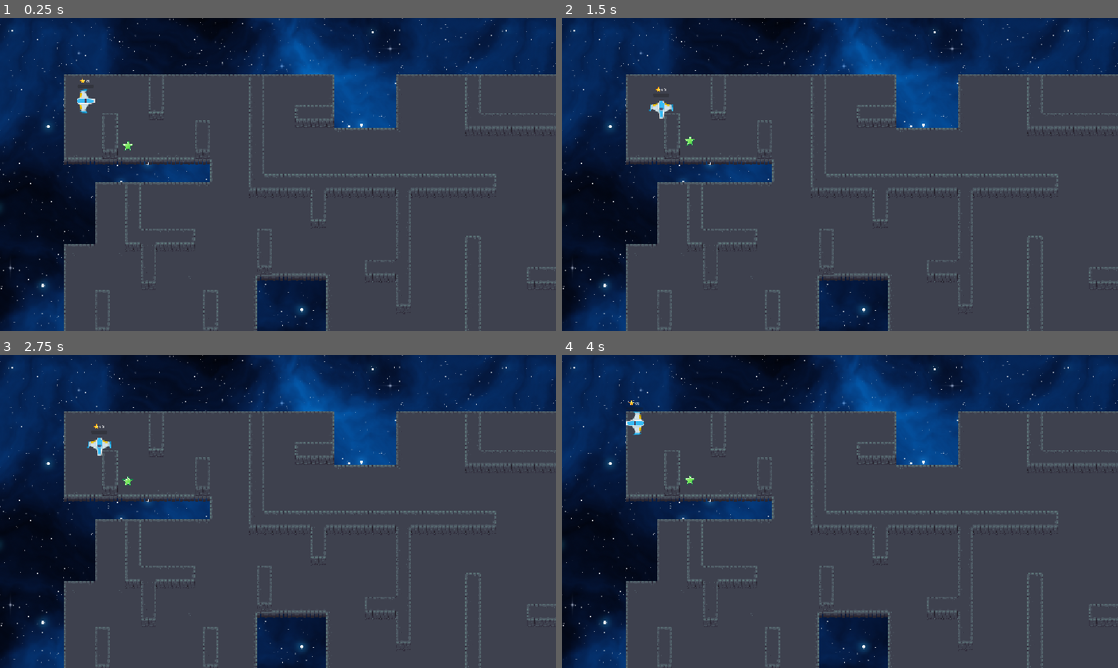
Above: before the commit, frames 1-4 (two rows, left to right).
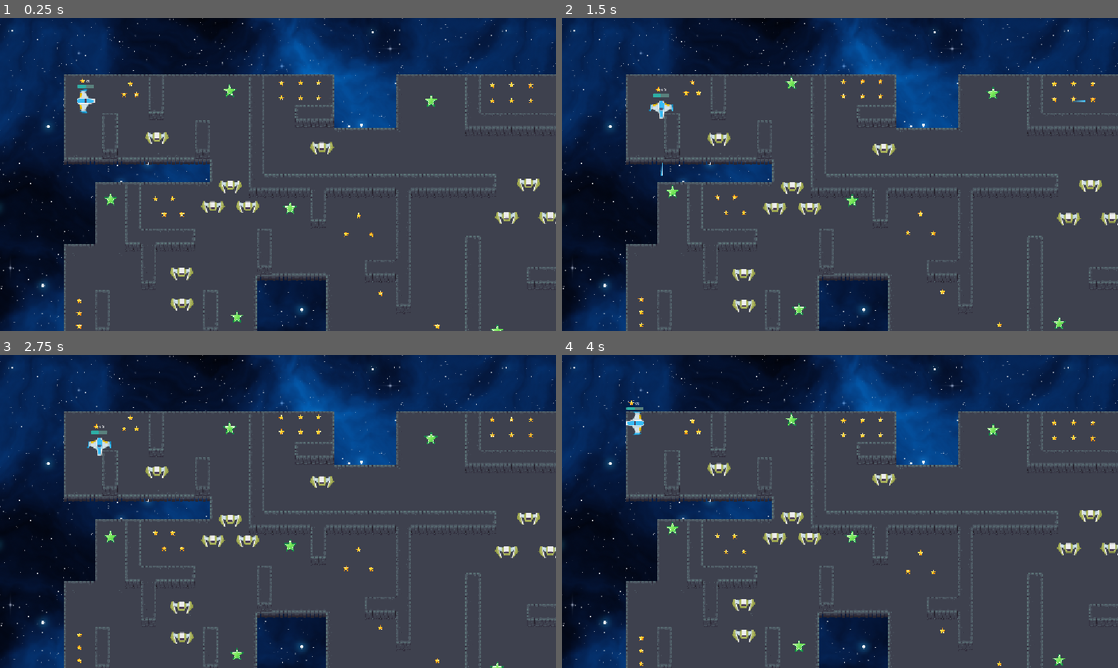
Above: after the commit, the same moments.

Repository: Linzzzx1119/Star-
Game: Godot game, scene res://main.tscn
Same seed, same stepped clock (60 frames per second), same inputs: the game is played once before the commit and once after it. This scene is started directly instead of the project's main scene.
Inputs:
- Up to frame 1 (0.25 s): no input
- Up to frame 2 (1.5 s): hold Right (move_right) 0.53-1.28 s; tap Space (shoot) at 0.6, 1.35 s; hold S (move_down) from 1.28 s (still down)
- Up to frame 3 (2.75 s): release S (move_down) at 2.03 s; hold Right (move_right) from 2.03 s (still down); tap Space (shoot) at 2.1 s
- Up to frame 4 (4 s): release Right (move_right) at 2.78 s; hold W (move_up) 2.78-3.53 s; tap Space (shoot) at 2.85, 3.6 s; hold Left (move_left) from 3.53 s (still down)

The runs differ from the first frame. In frame 1, 1.5% of the frame differs, in the area x 13-100%, y 19-100%; in frame 2, 1.5%, in the area x 13-100%, y 18-100%; in frame 3, 1.5%; in frame 4, 1.5%.

Commit message:
Sprint1/2

Diff:
--- a/bullet.gd
+++ b/bullet.gd
@@ -11,3 +11,8 @@
 # Called every frame. 'delta' is the elapsed time since the previous frame.
 func _process(delta: float) -> void:
 	position += velocity * delta
+
+
+func _on_area_entered(area: Area2D) -> void:
+	if area.is_in_group("enemy"):
+		queue_free()
--- a/bullet.tscn
+++ b/bullet.tscn
@@ -7,7 +7,8 @@
 radius = 5.0
 height = 56.0
 
-[node name="Bullet" type="Area2D" unique_id=1357678764]
+[node name="Bullet" type="Area2D" unique_id=1357678764 groups=["bullet"]]
+collision_mask = 16
 script = ExtResource("1_v8qja")
 
 [node name="Sprite2D" type="Sprite2D" parent="." unique_id=727217792]
@@ -19,3 +20,5 @@
 rotation = 1.5707964
 scale = Vector2(0.5, 0.5)
 shape = SubResource("CapsuleShape2D_v8is4")
+
+[connection signal="area_entered" from="." to="." method="_on_area_entered"]
--- a/enemy.gd
+++ b/enemy.gd
@@ -3,7 +3,11 @@
 
 # Called when the node enters the scene tree for the first time.
 func _ready() -> void:
-	pass # Replace with function body.
+	var tween := create_tween()
+	tween.set_trans(Tween.TRANS_QUAD)
+	tween.tween_property(get_node("Sprite2D"), "position", Vector2(0, -15), 0.8)
+	tween.tween_property(get_node("Sprite2D"), "position", Vector2(0, 0), 0.8)
+	tween.set_loops()
 
 
 # Called every frame. 'delta' is the elapsed time since the previous frame.
@@ -13,4 +17,10 @@
 
 func _on_body_entered(body: Node2D) -> void:
 	if body.is_in_group("player"):
-		print("Player detected!")
+		body.set_health(body.health - 10)
+
+
+
+func _on_area_entered(area: Area2D) -> void:
+	if area.is_in_group("bullet"):
+		queue_free()
--- a/enemy.tscn
+++ b/enemy.tscn
@@ -4,6 +4,7 @@
 [ext_resource type="Texture2D" uid="uid://qeayc2pc2s1n" path="res://enemyShip.png" id="1_7k104"]
 
 [node name="Enemy" type="Area2D" unique_id=1279010649]
+collision_layer = 16
 script = ExtResource("1_4gyqm")
 
 [node name="Sprite2D" type="Sprite2D" parent="." unique_id=763390103]
@@ -13,4 +14,5 @@
 [node name="CollisionPolygon2D" type="CollisionPolygon2D" parent="." unique_id=1898425811]
 polygon = PackedVector2Array(-21, -12, -25, -2, -13, 13, -10, 13, -9, 13, -9, 11, -14, -2, -10, 0, -6, 8, 6, 8, 10, 0, 14, -2, 9, 13, 14, 13, 25, 0, 25, -2, 21, -13, 15, -13, 15, -11, 9, -9, 5, -13, -5, -13, -9, -10, -15, -11, -15, -13, -21, -13)
 
+[connection signal="area_entered" from="." to="." method="_on_area_entered"]
 [connection signal="body_entered" from="." to="." method="_on_body_entered"]
--- a/health_srar.gd
+++ b/health_srar.gd
@@ -3,8 +3,8 @@
 func _ready() -> void:
 	var tween := create_tween()
 	tween.set_trans(Tween.TRANS_QUAD)
-	tween.tween_property(get_node("Sprite2D"), "position", Vector2(0, -15), 1.15)
-	tween.tween_property(get_node("Sprite2D"), "position", Vector2(0, 0), 1.13)
+	tween.tween_property(get_node("Sprite2D"), "position", Vector2(0, -15), 1.3)
+	tween.tween_property(get_node("Sprite2D"), "position", Vector2(0, 0), 1.3)
 	tween.set_loops()
 
 # Called every frame. 'delta' is the elapsed time since the previous frame.
@@ -14,4 +14,5 @@
 
 func _on_body_entered(body: Node2D) -> void:
 	if body.is_in_group("player"):
+		body.set_health(body.health + 20)
 		queue_free()
--- a/health_srar.tscn
+++ b/health_srar.tscn
@@ -6,8 +6,9 @@
 [sub_resource type="CircleShape2D" id="CircleShape2D_qkns4"]
 radius = 12.0
 
-[node name="HealthStar" type="Area2D" unique_id=1839301033]
-collision_layer = 4
+[node name="HealthStar" type="Area2D" unique_id=1839301033 groups=["health star"]]
+scale = Vector2(1.2, 1.2)
+collision_layer = 8
 script = ExtResource("1_rq4f0")
 
 [node name="Sprite2D" type="Sprite2D" parent="." unique_id=871769148]
--- a/main.tscn
+++ b/main.tscn
@@ -3,7 +3,9 @@
 [ext_resource type="Texture2D" uid="uid://b2eyxtt76fi81" path="res://Blue Nebula 8 - 1024x1024.png" id="1_0xm2m"]
 [ext_resource type="PackedScene" uid="uid://o61vq83enu3a" path="res://maze.tscn" id="2_1bvp3"]
 [ext_resource type="PackedScene" uid="uid://cvwj820xo36h1" path="res://player.tscn" id="2_h2yge"]
+[ext_resource type="PackedScene" uid="uid://bd6dpuotpgqfc" path="res://score_star.tscn" id="4_1bvp3"]
 [ext_resource type="PackedScene" uid="uid://ckcpats3oikb7" path="res://health_srar.tscn" id="5_7mycd"]
+[ext_resource type="PackedScene" uid="uid://7ej0t54o61b4" path="res://enemy.tscn" id="5_lquwl"]
 
 [node name="Main" type="Node2D" unique_id=285239404]
 
@@ -30,4 +32,379 @@
 limit_bottom = 1700
 
 [node name="HealthStar" parent="." unique_id=1839301033 instance=ExtResource("5_7mycd")]
-position = Vector2(165, 166)
+position = Vector2(376, 52.000004)
+
+[node name="ScoreStar" parent="." unique_id=205577236 instance=ExtResource("4_1bvp3")]
+position = Vector2(170, 37)
+
+[node name="Enemy" parent="." unique_id=1279010649 instance=ExtResource("5_lquwl")]
+position = Vector2(225, 152)
+
+[node name="Enemy2" parent="." unique_id=304035854 instance=ExtResource("5_lquwl")]
+position = Vector2(377, 252)
+
+[node name="Enemy3" parent="." unique_id=811785831 instance=ExtResource("5_lquwl")]
+position = Vector2(341, 295)
+
+[node name="Enemy4" parent="." unique_id=1964045682 instance=ExtResource("5_lquwl")]
+position = Vector2(413, 295)
+
+[node name="Enemy5" parent="." unique_id=642488742 instance=ExtResource("5_lquwl")]
+position = Vector2(276, 432)
+
+[node name="Enemy6" parent="." unique_id=529988129 instance=ExtResource("5_lquwl")]
+position = Vector2(277, 496)
+
+[node name="HealthStar2" parent="." unique_id=1230948958 instance=ExtResource("5_7mycd")]
+position = Vector2(129, 277)
+
+[node name="HealthStar3" parent="." unique_id=1201506794 instance=ExtResource("5_7mycd")]
+position = Vector2(391, 520)
+
+[node name="HealthStar4" parent="." unique_id=862914855 instance=ExtResource("5_7mycd")]
+position = Vector2(501, 295)
+
+[node name="Enemy7" parent="." unique_id=1907442218 instance=ExtResource("5_lquwl")]
+position = Vector2(995, 248)
+
+[node name="Enemy8" parent="." unique_id=1978023517 instance=ExtResource("5_lquwl")]
+position = Vector2(950, 317)
+
+[node name="Enemy9" parent="." unique_id=690028894 instance=ExtResource("5_lquwl")]
+position = Vector2(1040, 317)
+
+[node name="Enemy10" parent="." unique_id=394642724 instance=ExtResource("5_lquwl")]
+position = Vector2(567, 173)
+
+[node name="HealthStar5" parent="." unique_id=2061465979 instance=ExtResource("5_7mycd")]
+position = Vector2(793.00006, 73)
+
+[node name="HealthStar6" parent="." unique_id=1403824271 instance=ExtResource("5_7mycd")]
+position = Vector2(930, 549)
+
+[node name="Enemy11" parent="." unique_id=608982470 instance=ExtResource("5_lquwl")]
+position = Vector2(1473, 457)
+
+[node name="Enemy12" parent="." unique_id=2098194713 instance=ExtResource("5_lquwl")]
+position = Vector2(1361, 305)
+
+[node name="HealthStar7" parent="." unique_id=2097178993 instance=ExtResource("5_7mycd")]
+position = Vector2(1750, 267)
+
+[node name="Enemy13" parent="." unique_id=1376255484 instance=ExtResource("5_lquwl")]
+position = Vector2(1539, 359)
+
+[node name="HealthStar8" parent="." unique_id=1456107741 instance=ExtResource("5_7mycd")]
+position = Vector2(1712, 267)
+
+[node name="Enemy14" parent="." unique_id=1079538270 instance=ExtResource("5_lquwl")]
+position = Vector2(1263, 596)
+
+[node name="Enemy15" parent="." unique_id=1555183718 instance=ExtResource("5_lquwl")]
+position = Vector2(1160, 1208)
+
+[node name="Enemy16" parent="." unique_id=763344471 instance=ExtResource("5_lquwl")]
+position = Vector2(1347, 1368)
+
+[node name="Enemy17" parent="." unique_id=1298210345 instance=ExtResource("5_lquwl")]
+position = Vector2(1714, 782)
+
+[node name="Enemy18" parent="." unique_id=341829870 instance=ExtResource("5_lquwl")]
+position = Vector2(1307, 996)
+
+[node name="Enemy19" parent="." unique_id=388223346 instance=ExtResource("5_lquwl")]
+position = Vector2(1718, 1153)
+
+[node name="HealthStar9" parent="." unique_id=454435519 instance=ExtResource("5_7mycd")]
+position = Vector2(1273, 1206)
+
+[node name="HealthStar10" parent="." unique_id=315984200 instance=ExtResource("5_7mycd")]
+position = Vector2(1738, 947)
+
+[node name="HealthStar11" parent="." unique_id=475619519 instance=ExtResource("5_7mycd")]
+position = Vector2(1233, 1418)
+
+[node name="Enemy20" parent="." unique_id=188734511 instance=ExtResource("5_lquwl")]
+position = Vector2(684, 722)
+
+[node name="Enemy21" parent="." unique_id=874187391 instance=ExtResource("5_lquwl")]
+position = Vector2(617, 722)
+
+[node name="HealthStar12" parent="." unique_id=1245872987 instance=ExtResource("5_7mycd")]
+position = Vector2(740, 901)
+
+[node name="Enemy22" parent="." unique_id=895298584 instance=ExtResource("5_lquwl")]
+position = Vector2(361, 896)
+
+[node name="Enemy23" parent="." unique_id=1757383015 instance=ExtResource("5_lquwl")]
+position = Vector2(652, 1051)
+
+[node name="Enemy24" parent="." unique_id=146774101 instance=ExtResource("5_lquwl")]
+position = Vector2(886, 1135)
+
+[node name="Enemy25" parent="." unique_id=961175050 instance=ExtResource("5_lquwl")]
+position = Vector2(611, 1268)
+
+[node name="Enemy26" parent="." unique_id=1237606790 instance=ExtResource("5_lquwl")]
+position = Vector2(548, 1268)
+
+[node name="Enemy27" parent="." unique_id=1573162579 instance=ExtResource("5_lquwl")]
+position = Vector2(485, 1268)
+
+[node name="HealthStar13" parent="." unique_id=149524846 instance=ExtResource("5_7mycd")]
+position = Vector2(549, 1344)
+
+[node name="HealthStar14" parent="." unique_id=1490480377 instance=ExtResource("5_7mycd")]
+position = Vector2(886, 1214)
+
+[node name="HealthStar15" parent="." unique_id=1196550422 instance=ExtResource("5_7mycd")]
+position = Vector2(456, 947)
+
+[node name="ScoreStar2" parent="." unique_id=1407105984 instance=ExtResource("4_1bvp3")]
+position = Vector2(157, 59)
+
+[node name="ScoreStar3" parent="." unique_id=1008074693 instance=ExtResource("4_1bvp3")]
+position = Vector2(183, 59)
+
+[node name="ScoreStar4" parent="." unique_id=1921981185 instance=ExtResource("4_1bvp3")]
+position = Vector2(222, 275)
+
+[node name="ScoreStar5" parent="." unique_id=512044953 instance=ExtResource("4_1bvp3")]
+position = Vector2(258, 275)
+
+[node name="ScoreStar6" parent="." unique_id=669453295 instance=ExtResource("4_1bvp3")]
+position = Vector2(240, 307)
+
+[node name="ScoreStar7" parent="." unique_id=457611140 instance=ExtResource("4_1bvp3")]
+position = Vector2(277, 307)
+
+[node name="ScoreStar8" parent="." unique_id=885367562 instance=ExtResource("4_1bvp3")]
+position = Vector2(64, 539)
+
+[node name="ScoreStar9" parent="." unique_id=941647592 instance=ExtResource("4_1bvp3")]
+position = Vector2(64, 512)
+
+[node name="ScoreStar10" parent="." unique_id=232877283 instance=ExtResource("4_1bvp3")]
+position = Vector2(64, 486)
+
+[node name="ScoreStar11" parent="." unique_id=184106110 instance=ExtResource("4_1bvp3")]
+position = Vector2(643, 310)
+
+[node name="ScoreStar12" parent="." unique_id=973296829 instance=ExtResource("4_1bvp3")]
+position = Vector2(617, 348)
+
+[node name="ScoreStar13" parent="." unique_id=1123702697 instance=ExtResource("4_1bvp3")]
+position = Vector2(669, 349)
+
+[node name="ScoreStar14" parent="." unique_id=1077970797 instance=ExtResource("4_1bvp3")]
+position = Vector2(688, 471)
+
+[node name="ScoreStar15" parent="." unique_id=183802787 instance=ExtResource("4_1bvp3")]
+position = Vector2(806, 539)
+
+[node name="ScoreStar16" parent="." unique_id=1651717066 instance=ExtResource("4_1bvp3")]
+position = Vector2(523, 35)
+
+[node name="ScoreStar17" parent="." unique_id=429022726 instance=ExtResource("4_1bvp3")]
+position = Vector2(523, 66)
+
+[node name="ScoreStar18" parent="." unique_id=1891523271 instance=ExtResource("4_1bvp3")]
+position = Vector2(560, 35)
+
+[node name="ScoreStar19" parent="." unique_id=994778055 instance=ExtResource("4_1bvp3")]
+position = Vector2(560, 66)
+
+[node name="ScoreStar20" parent="." unique_id=137731083 instance=ExtResource("4_1bvp3")]
+position = Vector2(483, 36)
+
+[node name="ScoreStar21" parent="." unique_id=1654399200 instance=ExtResource("4_1bvp3")]
+position = Vector2(483, 66)
+
+[node name="ScoreStar22" parent="." unique_id=563082148 instance=ExtResource("4_1bvp3")]
+position = Vector2(920, 40)
+
+[node name="ScoreStar23" parent="." unique_id=734797123 instance=ExtResource("4_1bvp3")]
+position = Vector2(920, 72)
+
+[node name="ScoreStar24" parent="." unique_id=1436591906 instance=ExtResource("4_1bvp3")]
+position = Vector2(960, 40)
+
+[node name="ScoreStar25" parent="." unique_id=1776350694 instance=ExtResource("4_1bvp3")]
+position = Vector2(960, 72)
+
+[node name="ScoreStar26" parent="." unique_id=339212045 instance=ExtResource("4_1bvp3")]
+position = Vector2(1000, 40)
+
+[node name="ScoreStar27" parent="." unique_id=500055236 instance=ExtResource("4_1bvp3")]
+position = Vector2(1000, 72)
+
+[node name="Enemy28" parent="." unique_id=423449213 instance=ExtResource("5_lquwl")]
+position = Vector2(1160, 120)
+
+[node name="Enemy29" parent="." unique_id=930157075 instance=ExtResource("5_lquwl")]
+position = Vector2(1096, 56)
+
+[node name="HealthStar16" parent="." unique_id=1198250040 instance=ExtResource("5_7mycd")]
+position = Vector2(1208, 392)
+
+[node name="ScoreStar28" parent="." unique_id=1067292340 instance=ExtResource("4_1bvp3")]
+position = Vector2(1656, 432)
+
+[node name="ScoreStar29" parent="." unique_id=674573061 instance=ExtResource("4_1bvp3")]
+position = Vector2(1688, 432)
+
+[node name="ScoreStar30" parent="." unique_id=1364531597 instance=ExtResource("4_1bvp3")]
+position = Vector2(1720, 432)
+
+[node name="ScoreStar31" parent="." unique_id=651130555 instance=ExtResource("4_1bvp3")]
+position = Vector2(1656, 464)
+
+[node name="ScoreStar32" parent="." unique_id=949882461 instance=ExtResource("4_1bvp3")]
+position = Vector2(1688, 464)
+
+[node name="ScoreStar33" parent="." unique_id=1442468004 instance=ExtResource("4_1bvp3")]
+position = Vector2(1720, 464)
+
+[node name="ScoreStar34" parent="." unique_id=732504184 instance=ExtResource("4_1bvp3")]
+position = Vector2(760, 664)
+
+[node name="ScoreStar35" parent="." unique_id=760310050 instance=ExtResource("4_1bvp3")]
+position = Vector2(832, 664)
+
+[node name="ScoreStar36" parent="." unique_id=1753020170 instance=ExtResource("4_1bvp3")]
+position = Vector2(896, 664)
+
+[node name="ScoreStar37" parent="." unique_id=1587750509 instance=ExtResource("4_1bvp3")]
+position = Vector2(960, 664)
+
+[node name="ScoreStar38" parent="." unique_id=973331046 instance=ExtResource("4_1bvp3")]
+position = Vector2(1024, 664)
+
+[node name="ScoreStar39" parent="." unique_id=55151258 instance=ExtResource("4_1bvp3")]
+position = Vector2(976, 776)
+
+[node name="ScoreStar40" parent="." unique_id=1737840801 instance=ExtResource("4_1bvp3")]
+position = Vector2(976, 816)
+
+[node name="ScoreStar41" parent="." unique_id=1114984686 instance=ExtResource("4_1bvp3")]
+position = Vector2(1024, 816)
+
+[node name="ScoreStar42" parent="." unique_id=1366417818 instance=ExtResource("4_1bvp3")]
+position = Vector2(1024, 776)
+
+[node name="ScoreStar43" parent="." unique_id=321078611 instance=ExtResource("4_1bvp3")]
+position = Vector2(1072, 776)
+
+[node name="ScoreStar44" parent="." unique_id=288011069 instance=ExtResource("4_1bvp3")]
+position = Vector2(1072, 816)
+
+[node name="ScoreStar45" parent="." unique_id=1526022728 instance=ExtResource("4_1bvp3")]
+position = Vector2(1120, 776)
+
+[node name="ScoreStar46" parent="." unique_id=231455744 instance=ExtResource("4_1bvp3")]
+position = Vector2(1120, 816)
+
+[node name="ScoreStar47" parent="." unique_id=815626026 instance=ExtResource("4_1bvp3")]
+position = Vector2(1168, 776)
+
+[node name="ScoreStar48" parent="." unique_id=1084594895 instance=ExtResource("4_1bvp3")]
+position = Vector2(1168, 816)
+
+[node name="ScoreStar49" parent="." unique_id=1298870383 instance=ExtResource("4_1bvp3")]
+position = Vector2(1408, 928)
+
+[node name="ScoreStar50" parent="." unique_id=242522744 instance=ExtResource("4_1bvp3")]
+position = Vector2(1472, 928)
+
+[node name="ScoreStar51" parent="." unique_id=653886109 instance=ExtResource("4_1bvp3")]
+position = Vector2(1536, 928)
+
+[node name="ScoreStar52" parent="." unique_id=522791229 instance=ExtResource("4_1bvp3")]
+position = Vector2(1472, 1072)
+
+[node name="ScoreStar53" parent="." unique_id=201298773 instance=ExtResource("4_1bvp3")]
+position = Vector2(1536, 1072)
+
+[node name="ScoreStar54" parent="." unique_id=1668729020 instance=ExtResource("4_1bvp3")]
+position = Vector2(1600, 1072)
+
+[node name="ScoreStar55" parent="." unique_id=1558440838 instance=ExtResource("4_1bvp3")]
+position = Vector2(1408, 1224)
+
+[node name="ScoreStar56" parent="." unique_id=1124158660 instance=ExtResource("4_1bvp3")]
+position = Vector2(1472, 1224)
+
+[node name="ScoreStar57" parent="." unique_id=322151349 instance=ExtResource("4_1bvp3")]
+position = Vector2(1536, 1224)
+
+[node name="ScoreStar58" parent="." unique_id=1666546414 instance=ExtResource("4_1bvp3")]
+position = Vector2(736, 1576)
+
+[node name="ScoreStar59" parent="." unique_id=312969121 instance=ExtResource("4_1bvp3")]
+position = Vector2(736, 1504)
+
+[node name="ScoreStar60" parent="." unique_id=1792364494 instance=ExtResource("4_1bvp3")]
+position = Vector2(832, 1504)
+
+[node name="ScoreStar61" parent="." unique_id=582357636 instance=ExtResource("4_1bvp3")]
+position = Vector2(832, 1576)
+
+[node name="ScoreStar62" parent="." unique_id=68113084 instance=ExtResource("4_1bvp3")]
+position = Vector2(928, 1576)
+
+[node name="ScoreStar63" parent="." unique_id=220865458 instance=ExtResource("4_1bvp3")]
+position = Vector2(928, 1504)
+
+[node name="ScoreStar64" parent="." unique_id=100181011 instance=ExtResource("4_1bvp3")]
+position = Vector2(1024, 1504)
+
+[node name="ScoreStar65" parent="." unique_id=408183177 instance=ExtResource("4_1bvp3")]
+position = Vector2(1024, 1576)
+
+[node name="ScoreStar66" parent="." unique_id=184216717 instance=ExtResource("4_1bvp3")]
+position = Vector2(1128, 1576)
+
+[node name="HealthStar17" parent="." unique_id=685160213 instance=ExtResource("5_7mycd")]
+position = Vector2(1160, 1030)
+
+[node name="ScoreStar67" parent="." unique_id=396641512 instance=ExtResource("4_1bvp3")]
+position = Vector2(736, 1328)
+
+[node name="ScoreStar68" parent="." unique_id=729117104 instance=ExtResource("4_1bvp3")]
+position = Vector2(800, 1328)
+
+[node name="ScoreStar69" parent="." unique_id=856185426 instance=ExtResource("4_1bvp3")]
+position = Vector2(864, 1328)
+
+[node name="ScoreStar70" parent="." unique_id=2146052574 instance=ExtResource("4_1bvp3")]
+position = Vector2(736, 1376)
+
+[node name="ScoreStar71" parent="." unique_id=1688336840 instance=ExtResource("4_1bvp3")]
+position = Vector2(800, 1376)
+
+[node name="ScoreStar72" parent="." unique_id=1644728449 instance=ExtResource("4_1bvp3")]
+position = Vector2(864, 1376)
+
+[node name="ScoreStar73" parent="." unique_id=1169489115 instance=ExtResource("4_1bvp3")]
+position = Vector2(888, 1016)
+
+[node name="ScoreStar74" parent="." unique_id=554756300 instance=ExtResource("4_1bvp3")]
+position = Vector2(888, 1056)
+
+[node name="ScoreStar75" parent="." unique_id=2007260710 instance=ExtResource("4_1bvp3")]
+position = Vector2(888, 1094)
+
+[node name="ScoreStar76" parent="." unique_id=29057348 instance=ExtResource("4_1bvp3")]
+position = Vector2(240, 824)
+
+[node name="ScoreStar77" parent="." unique_id=1220386685 instance=ExtResource("4_1bvp3")]
+position = Vector2(240, 864)
+
+[node name="ScoreStar78" parent="." unique_id=1143831369 instance=ExtResource("4_1bvp3")]
+position = Vector2(240, 904)
+
+[node name="ScoreStar79" parent="." unique_id=1343064592 instance=ExtResource("4_1bvp3")]
+position = Vector2(240, 942)
+
+[node name="ScoreStar80" parent="." unique_id=86012999 instance=ExtResource("4_1bvp3")]
+position = Vector2(240, 978)
--- a/player.gd
+++ b/player.gd
@@ -2,7 +2,7 @@
 
 var max_speed = 300
 var steering_factor := 5
-var health := 10
+var health := 50
 var bullet_scene = preload("res://bullet.tscn")
 var star_count := 0
 
@@ -38,6 +38,16 @@
 	velocity += steering * steering_factor * delta
 
 	move_and_slide()
+
+
+	if Input.is_action_just_pressed("shoot"):
+		var bullet = bullet_scene.instantiate()
+		bullet.position = position
+		bullet.rotation = get_node("Sprite2D").rotation
+		bullet.velocity = Vector2.from_angle(get_node("Sprite2D").rotation) * bullet.speed
+		get_tree().current_scene.add_child(bullet)
+
+
 func set_star_count(new_star_count: int) -> void:
 	star_count = new_star_count
 	get_node("UI/StarCount").text = "x" + str(star_count)
@@ -45,14 +55,16 @@
 
 func set_health(new_health: int) -> void:
 	health = new_health
+	if health > 100:
+		health = 100
+	elif health < 0:
+		health = 0
+		queue_free()
 	get_node("UI/HealthBar").value = health
 
-func _on_body_entered(area_that_entered: Area2D) -> void:
-	if area_that_entered.is_in_group("ScoreStar"):
+
+func _on_area_2d_area_entered(area: Area2D) -> void:
+	if area.is_in_group("score star"):
 		set_star_count(star_count + 1)
-	elif area_that_entered.is_in_group("HealthStar"):
-		set_health(health + 10)
-
-
-func _on_area_entered(area_that_entered: Area2D) -> void:
-	set_health(health + 10)
+	elif area.is_in_group("health star"):
+		set_health(health + 20)
--- a/player.tscn
+++ b/player.tscn
@@ -4,8 +4,19 @@
 [ext_resource type="Texture2D" uid="uid://cjhvk6ot3w3bi" path="res://playerShip1_blue.png" id="2_onrkg"]
 [ext_resource type="Texture2D" uid="uid://bxrk4js2h1n2u" path="res://download.svg" id="3_i3pqv"]
 
+[sub_resource type="StyleBoxFlat" id="StyleBoxFlat_hqtel"]
+bg_color = Color(0.35352802, 0.5072616, 0.48969728, 1)
+corner_radius_top_left = 4
+corner_radius_top_right = 4
+corner_radius_bottom_right = 4
+corner_radius_bottom_left = 4
+
 [sub_resource type="StyleBoxFlat" id="StyleBoxFlat_i3pqv"]
-bg_color = Color(0.3918009, 0.6847265, 0.3355963, 1)
+bg_color = Color(0.17672163, 0.6864492, 0.64719105, 1)
+corner_radius_top_left = 4
+corner_radius_top_right = 4
+corner_radius_bottom_right = 4
+corner_radius_bottom_left = 4
 
 [node name="Player" type="CharacterBody2D" unique_id=1048642383 groups=["player"]]
 scale = Vector2(0.5, 0.5)
@@ -16,6 +27,11 @@
 texture = ExtResource("2_onrkg")
 
 [node name="CollisionPolygon2D" type="CollisionPolygon2D" parent="." unique_id=1967307794]
+polygon = PackedVector2Array(-26, -46, -26, -42, -22, -40, -28, -14, -38, -8, -38, 8, -28, 16, -24, 36, -20, 42, -26, 44, -26, 48, 6, 50, 8, 46, 4, 42, 0, 40, -2, 36, 12, 12, 38, 8, 38, -8, 12, -12, -2, -36, 0, -42, 6, -44, 6, -48, 2, -50)
+
+[node name="Area2D" type="Area2D" parent="." unique_id=508150449]
+
+[node name="CollisionPolygon2D" type="CollisionPolygon2D" parent="Area2D" unique_id=1327529083]
 polygon = PackedVector2Array(-26, -46, -26, -42, -22, -40, -28, -14, -38, -8, -38, 8, -28, 16, -24, 36, -20, 42, -26, 44, -26, 48, 6, 50, 8, 46, 4, 42, 0, 40, -2, 36, 12, 12, 38, 8, 38, -8, 12, -12, -2, -36, 0, -42, 6, -44, 6, -48, 2, -50)
 
 [node name="UI" type="Control" parent="." unique_id=1337304909]
@@ -32,7 +48,9 @@
 offset_top = 8.0
 offset_right = 93.0
 offset_bottom = 21.0
+theme_override_styles/background = SubResource("StyleBoxFlat_hqtel")
 theme_override_styles/fill = SubResource("StyleBoxFlat_i3pqv")
+value = 50.0
 show_percentage = false
 
 [node name="Sprite2D" type="Sprite2D" parent="UI" unique_id=75477843]
@@ -40,10 +58,12 @@
 scale = Vector2(0.1, 0.1)
 texture = ExtResource("3_i3pqv")
 
-[node name="Label" type="Label" parent="UI" unique_id=44491533]
+[node name="StarCount" type="Label" parent="UI" unique_id=44491533]
 layout_mode = 0
 offset_left = 59.0
 offset_top = -20.0
 offset_right = 99.0
 offset_bottom = 3.0
 text = "x0"
+
+[connection signal="area_entered" from="Area2D" to="." method="_on_area_2d_area_entered"]
--- a/project.godot
+++ b/project.godot
@@ -25,6 +25,7 @@
 player=""
 "score star"=""
 "health star"=""
+bullet=""
 
 [input]
 
@@ -64,6 +65,7 @@
 2d_physics/layer_2="wall"
 2d_physics/layer_3="score star"
 2d_physics/layer_4="health star"
+2d_physics/layer_5="enemy"
 
 [physics]
 
--- a/score_star.gd
+++ b/score_star.gd
@@ -3,8 +3,8 @@
 func _ready() -> void:
 	var tween := create_tween()
 	tween.set_trans(Tween.TRANS_QUAD)
-	tween.tween_property(get_node("Sprite2D"), "position", Vector2(0, -15), 1.15)
-	tween.tween_property(get_node("Sprite2D"), "position", Vector2(0, 0), 1.13)
+	tween.tween_property(get_node("Sprite2D"), "position", Vector2(0, -15), 1)
+	tween.tween_property(get_node("Sprite2D"), "position", Vector2(0, 0), 1)
 	tween.set_loops()
 
 # Called every frame. 'delta' is the elapsed time since the previous frame.
@@ -14,4 +14,5 @@
 
 func _on_body_entered(body: Node2D) -> void:
 	if body.is_in_group("player"):
+		body.set_star_count(body.star_count +1)
 		queue_free()
--- a/score_star.tscn
+++ b/score_star.tscn
@@ -6,8 +6,9 @@
 [sub_resource type="CircleShape2D" id="CircleShape2D_qkns4"]
 radius = 12.0
 
-[node name="ScoreStar" type="Area2D" unique_id=205577236]
-collision_layer = 2
+[node name="ScoreStar" type="Area2D" unique_id=205577236 groups=["score star"]]
+scale = Vector2(0.5, 0.5)
+collision_layer = 4
 script = ExtResource("1_8p3hi")
 
 [node name="Sprite2D" type="Sprite2D" parent="." unique_id=892935845]
